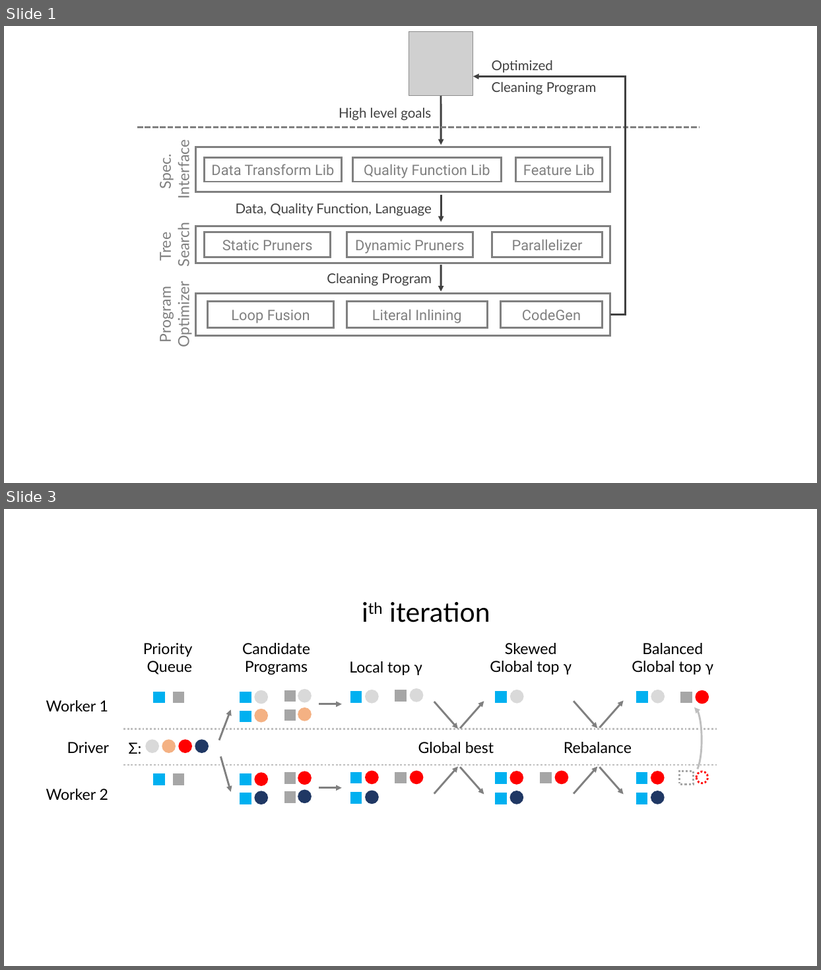
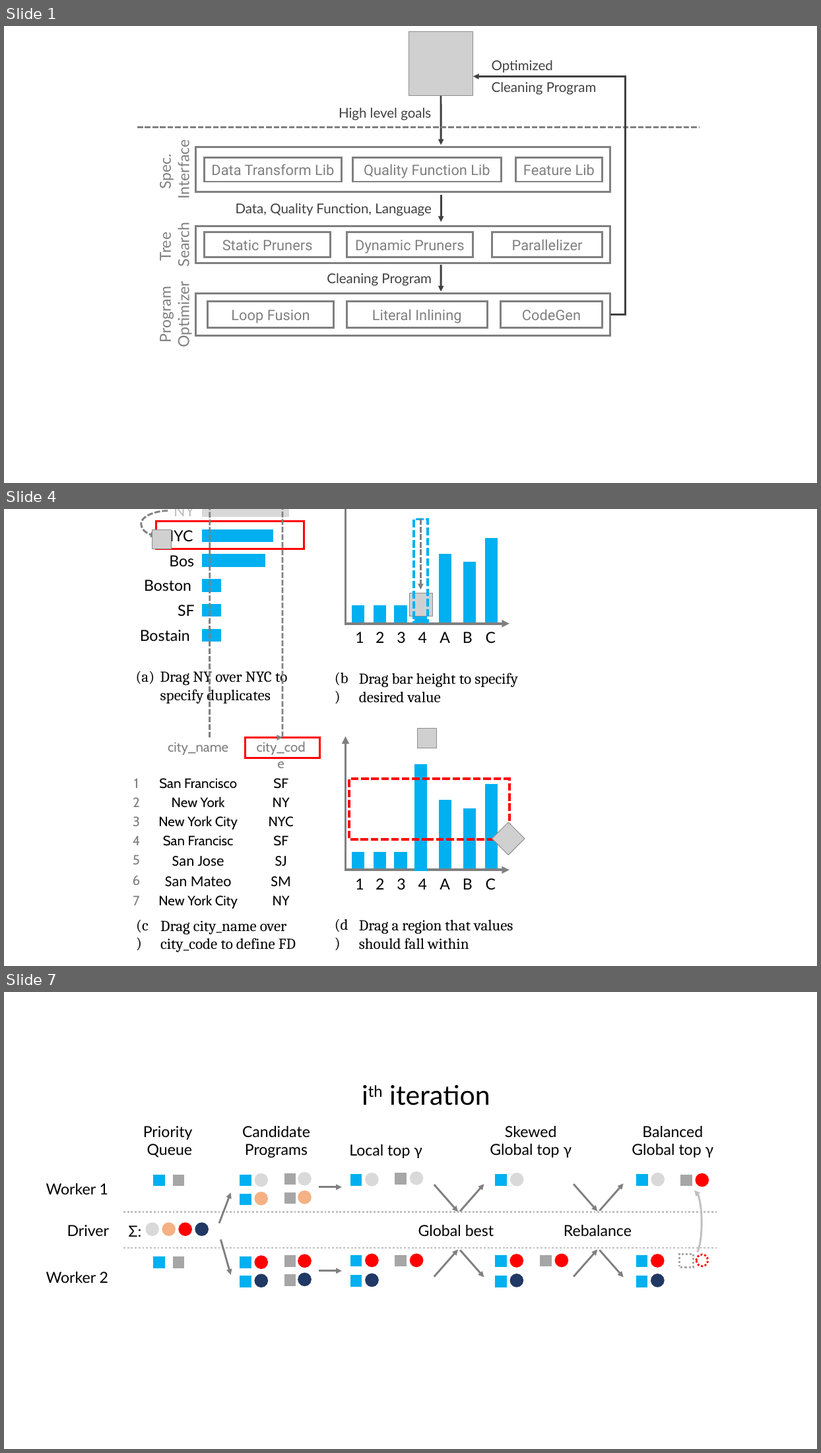
Before and after one commit to sjyk/arachnida, a slide deck: figures/figs.pptx. Shown one above the other, each under a label of ours: slides 1 and 3 before the commit, slides 1, 4 and 7 after it; the slides between them are not shown. The pictures are 821x970 and 821x1453 pixels, drawn with LibreOffice and Linux fonts; fonts in the diff are those of the drawing; grey boxes stand for pictures. Boxes give left, top, right and bottom in pixels: in the first picture for what was removed or moved away, otherwise in the second. Text is boxed around its words. In the diff, an @@ line names an element or a change of style, - is before the commit and + after.

```diff
--- a/figures/figs.pptx
+++ b/figures/figs.pptx
@@ slide 4 added at (4,509,817,966), background #FFFFFF @@
@@ group added at (345,509,510,644): 8 rectangles, 7 texts, 3 arrows, 1 picture @@
+1
+2
+A
+3
+4
+B
+C
@@ group added at (140,509,304,642): 7 rectangles, 6 texts, 1 curved arrow, 1 picture @@
+NY
+NYC
+Bos
+Boston
+Bostain
+SF
@@ text added at (136,671,154,684), 18 pt, text #000000 @@
+(a)
@@ text added at (160,668,287,704), 18 pt, text #000000 @@
+Drag NY over NYC to specify duplicates
@@ text added at (335,672,349,685), 18 pt, text #000000 @@
+(b)
@@ text added at (359,673,518,702), 18 pt, text #000000 @@
+Drag bar height to specify desired value
@@ curved arrow added from (209, 738) to (283, 738), #808080 2.25 pt dashed @@
@@ table added at (124,736,314,912), 8 rows, 3 columns @@
+ | city_name | city_code
+1 | San Francisco | SF
+2 | New York | NY
+3 | New York City | NYC
+4 | San Francisc | SF
+5 | San Jose | SJ
+6 | San Mateo | SM
+7 | New York City | NY
@@ rectangle added at (246,738,320,758), outline #FF0000 2.25 pt @@
@@ picture added at (418,729,437,748) @@
@@ group added at (335,737,525,950): 9 texts, 8 rectangles, 2 arrows, 1 picture @@
+1
+2
+A
+3
+4
+B
+C
+(d)
+Drag a region that values should fall within
@@ text added at (136,920,149,933), 18 pt, text #000000 @@
+(c)
@@ text added at (160,921,296,953), 18 pt, text #000000 @@
+Drag city_name over city_code to define FD
@@ what was slide 3 is now slide 7 @@
```
Also in this commit, not shown: 1 slide changed, 3 other slides added, 7 other files.
